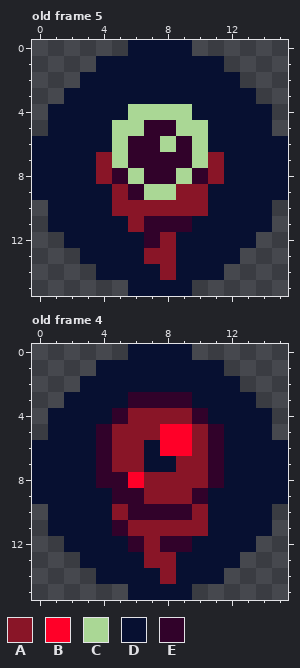
One commit to this pixel-art file: Untitled/Player/Skills/Cultist Skills.aseprite. Above is the file before it was changed.
16x16 pixels, 12 frames. Shown: old frame 5, old frame 4. The commit also changed other frames, which this record leaves out.
Visible layers, top first: "Layer 1", "Layer".
Palette (. is transparent): A #891527  B #ff0028  C #aad795  D #071031  E #31022a
Pixels before, old frame 5, first column x 0:
 0 ......DDDD......
 1 ....DDDDDDDD....
 2 ...DDDDDDDDDD...
 3 ..DDDDDDDDDDDD..
 4 .DDDDDCCCCDDDDD.
 5 .DDDDCCEECCDDDD.
 6 DDDDDCEECECDDDDD
 7 DDDDACEEEECADDDD
 8 DDDDAECEECEADDDD
 9 DDDDDAECCAADDDDD
10 .DDDDAAAAAADDDD.
11 .DDDDDAEEEDDDDD.
12 ..DDDDDEADDDDD..
13 ...DDDDAADDDD...
14 ....DDDDADDD....
15 ......DDDD......
Pixels before, old frame 4, first column x 0:
 0 ......DDDD......
 1 ....DDDDDDDD....
 2 ...DDDDDDDDDD...
 3 ..DDDDEEEEDDDD..
 4 .DDDDEAAAAEDDDD.
 5 .DDDEAAABBAEDDD.
 6 DDDDEAADBBAEDDDD
 7 DDDDEAADDAAEDDDD
 8 DDDDEEBAAAAEDDDD
 9 DDDDDEEAAAEDDDDD
10 .DDDDAEEEEADDDD.
11 .DDDDEAAAAADDDD.
12 ..DDDDEAEEDDDD..
13 ...DDDDAADDDD...
14 ....DDDDADDD....
15 ......DDDD......
And afterwards:
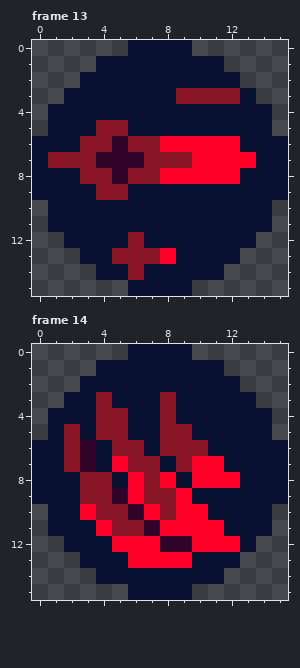
A new or re-ordered frame is compared with the old frame closest to it.
The exact change:
frames 12 -> 18
Frame 13 is new; against old frame 5, layers "Layer 1", "Layer":
y 3: x 9..12 DDDD -> AAAA
y 4: x 6..9 CCCC -> DDDD
y 5: x 4..10 DCCEECC -> AADDDDD
y 6: x 3..12 DDCEECECDD -> AAEAABBBBB
y 7: x 1..5 DDDAC -> AAAEE; x 7..13 EEECADD -> AAABBBB
y 8: x 3 D -> A; x 6..12 CEECEAD -> AABBBBB
y 9: x 4 D -> A; x 6..10 ECCAA -> DDDDD
y 10: x 5..10 AAAAAA -> DDDDDD
y 11: x 6..9 AEEE -> DDDD
y 12: x 6..8 DEA -> ADD
y 13: x 5..6 DD -> AA; x 8 A -> B
y 14: x 6 D -> A; x 8 A -> D
Frame 14 is new; against old frame 4, layers "Layer 1", "Layer":
y 3: x 4 D -> A; x 6..9 EEEE -> DDAD
y 4: x 4..7 DEAA -> AADD; x 9..10 AE -> DD
y 5: x 2 D -> A; x 4 E -> A; x 6..11 AABBAE -> DDAADD
y 6: x 2..4 DDE -> AED; x 8..9 BB -> AA; x 11 E -> D
y 7: x 2..5 DDEA -> AEDB; x 7 D -> A; x 10..11 AE -> BB
y 8: x 3..5 DEE -> AAD; x 8..12 AAAED -> BDBBB
y 9: x 3..4 DD -> AA; x 6 E -> B; x 9..10 AE -> BD
y 10: x 3..4 DD -> BA; x 7..10 EEEA -> BABB
y 11: x 4..5 DE -> BA; x 7..11 AAAAD -> EBBBB
y 12: x 5..7 DEA -> BBB; x 10..12 DDD -> BBB
y 13: x 6..9 DAAD -> BBBB
y 14: x 8 A -> D
Pixel boxes of the changes (left, top, right, bottom) in both pictures:
changed: (48, 88, 256, 280)
changed: (64, 392, 240, 584)
